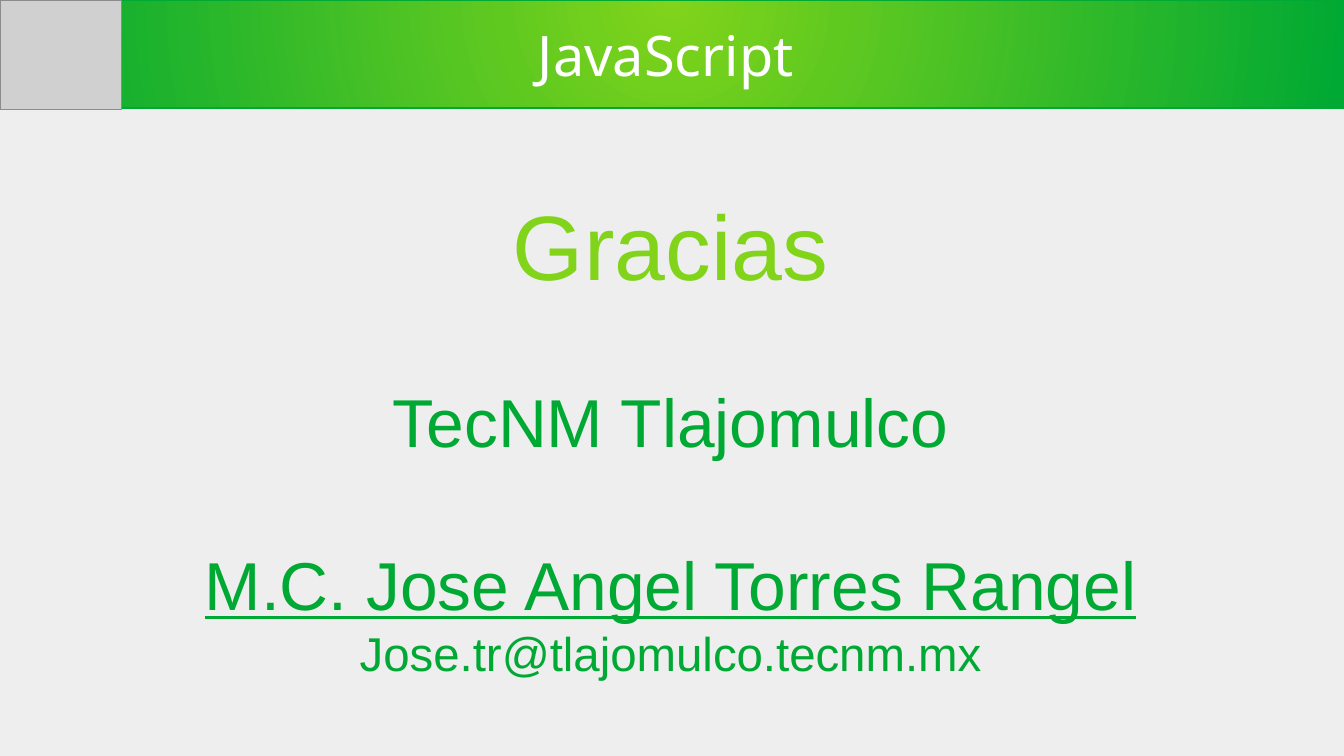
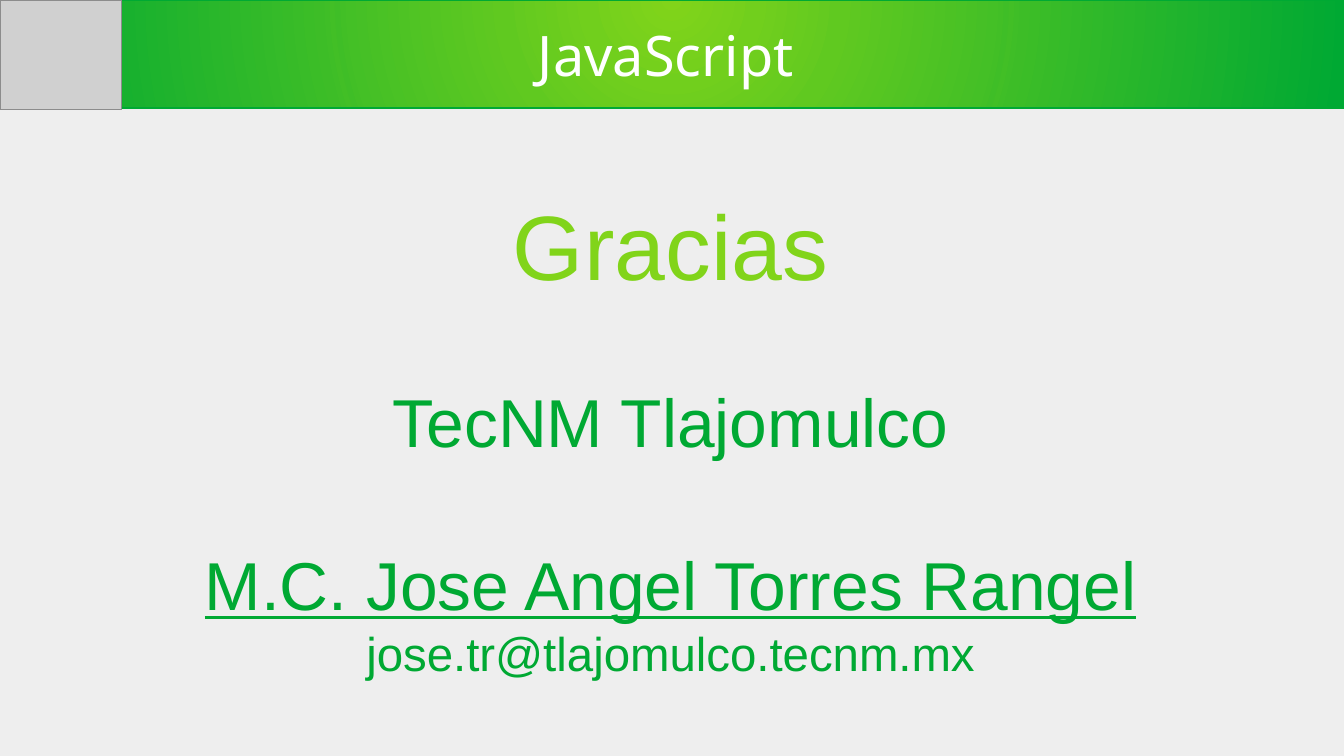
Before and after one commit to yugo-sixs/clasejavascrip, a slide deck: slide 28 of Curso de Javascript.odp (slide 26 before the commit). Drawn at 1344x756 pixels with LibreOffice and Linux fonts; fonts in the diff are those of the drawing; grey boxes stand for pictures. Boxes give left, top, right and bottom in pixels: in the first picture for what was removed or moved away, otherwise in the second. Text is boxed around its words. In the diff, an @@ line names an element or a change of style, - is before the commit and + after.

```diff
--- a/Curso de Javascript.odp
+++ b/Curso de Javascript.odp
@@ text at (x1=366, y1=636, x2=974, y2=680): text changed @@
-Jose.tr@tlajomulco.tecnm.mx
+jose.tr@tlajomulco.tecnm.mx
```
Also in this commit, not shown: 1 other slide changed, 2 slides added, 1 other file.
